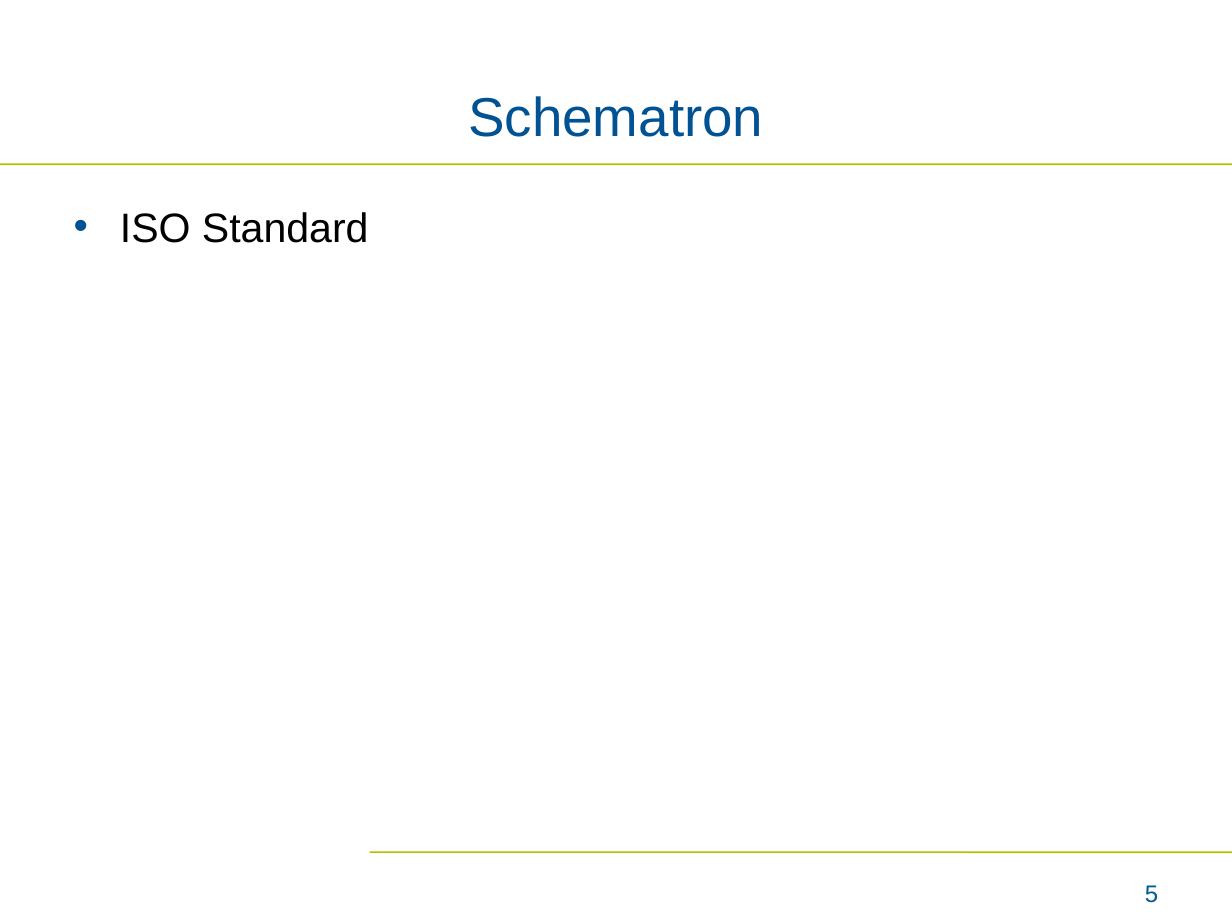
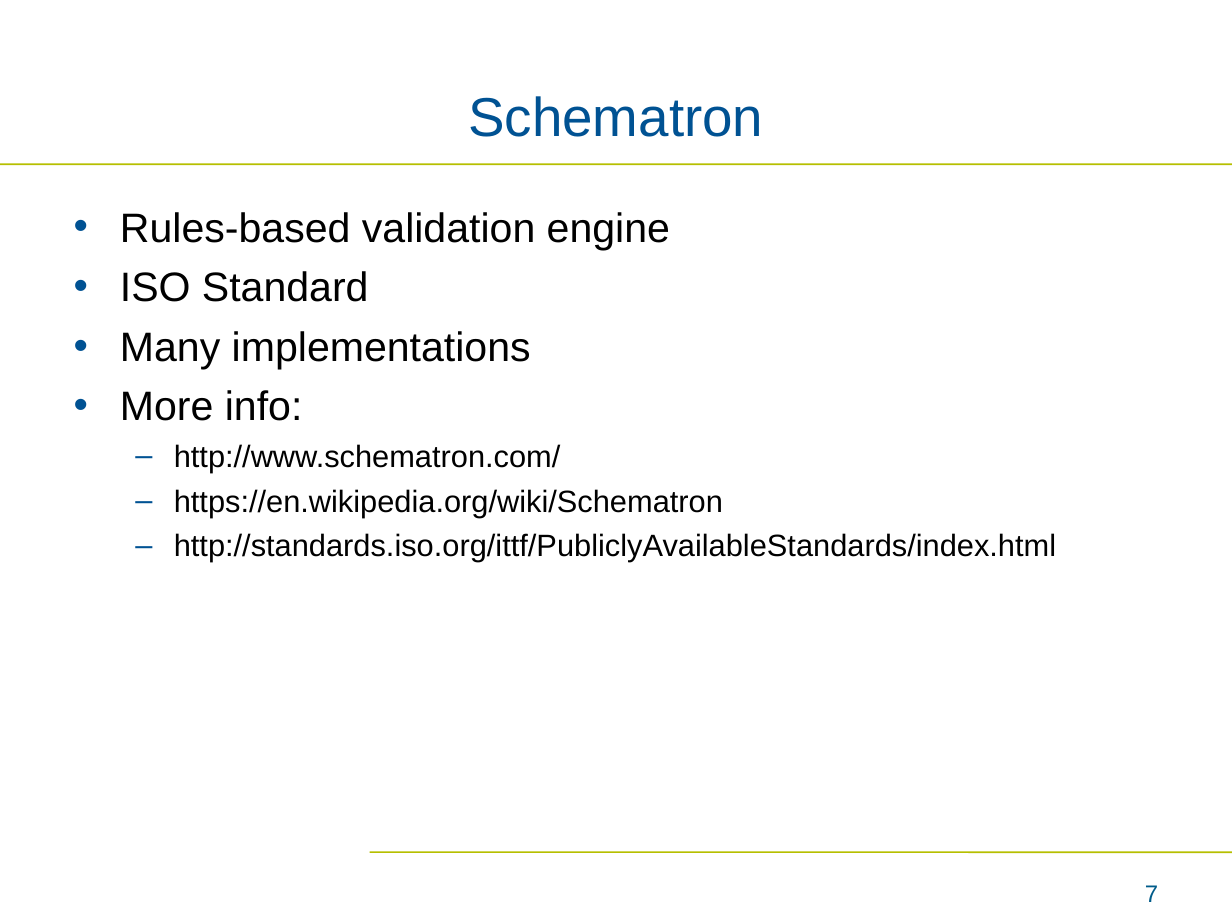
Before and after one commit to bmatern-nmdp/ValidationDemo, a slide deck: slide 7 of Interactive Demo.ppt (slide 5 before the commit). Drawn at 1232x924 pixels with LibreOffice and Linux fonts; fonts in the diff are those of the drawing; background and template pictures are left out. Boxes give left, top, right and bottom in pixels: in the first picture for what was removed or moved away, otherwise in the second. Text is boxed around its words. In the diff, an @@ line names an element or a change of style, - is before the commit and + after.

```diff
--- a/Interactive Demo.ppt
+++ b/Interactive Demo.ppt
@@ text at box(120, 212, 670, 250): paragraph added @@
+• Rules-based validation engine
@@ text at box(120, 331, 1056, 562): paragraphs added @@
+• Many implementations
+• More info:
+  – http://www.schematron.com/
+  – https://en.wikipedia.org/wiki/Schematron
+  – http://standards.iso.org/ittf/PubliclyAvailableStandards/index.html
@@ page number at box(1145, 885, 1158, 902): text changed @@
-5
+7
```
Also in this commit, not shown: 2 other slides changed, 5 slides added, 3 slides removed, 6 other files.
